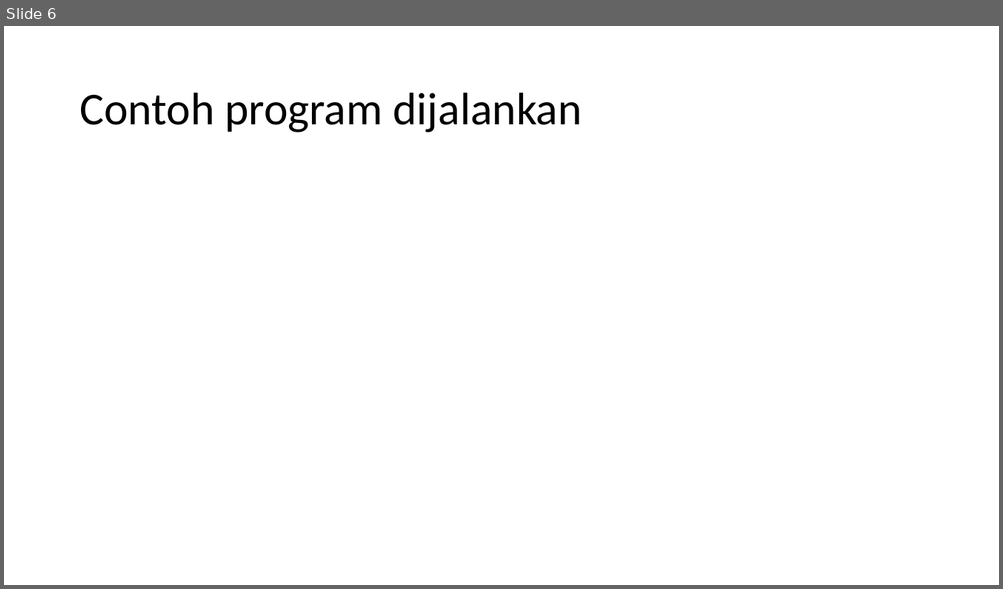
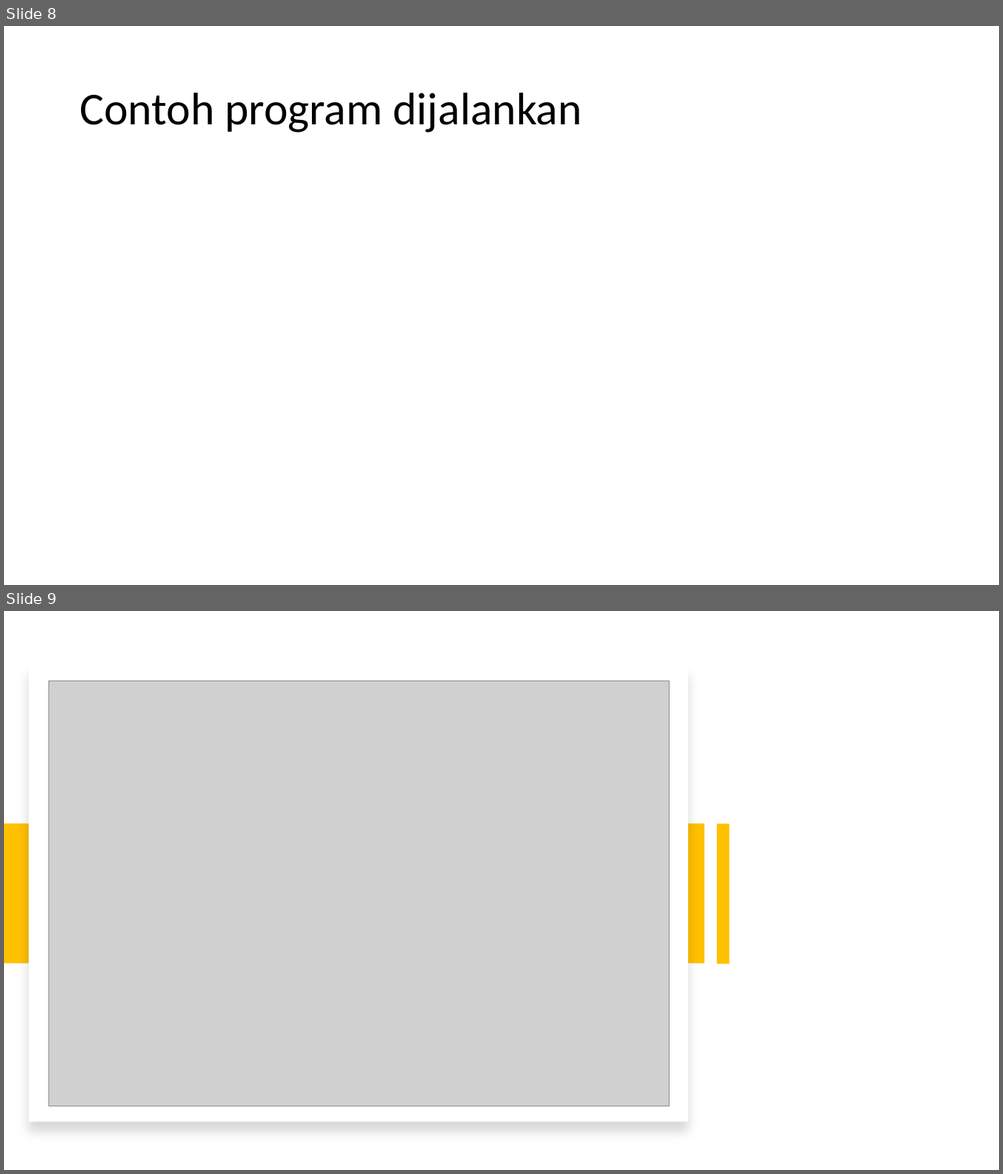
Before and after one commit to rainzoneg/Restoran-Virtual-Mesin, a slide deck: Food Delivery System.pptx. Shown one above the other, each under a label of ours: slide 6 before the commit, slides 8 and 9 after it. The pictures are 1003x589 and 1003x1174 pixels, drawn with LibreOffice and Linux fonts; fonts in the diff are those of the drawing; grey boxes stand for pictures. Boxes give left, top, right and bottom in pixels: in the first picture for what was removed or moved away, otherwise in the second. Text is boxed around its words. In the diff, an @@ line names an element or a change of style, - is before the commit and + after.

```diff
--- a/Food Delivery System.pptx
+++ b/Food Delivery System.pptx
@@ slide 9 added at (x1=4, y1=611, x2=999, y2=1170), background #FFFFFF @@
@@ rectangle added at (x1=28, y1=666, x2=688, y2=1122), fill #FFFFFF @@
@@ picture added at (x1=48, y1=681, x2=669, y2=1106) @@
@@ rectangle added at (x1=5, y1=824, x2=705, y2=964), fill #FFC000 @@
@@ rectangle added at (x1=716, y1=824, x2=729, y2=964), fill #FFC000 @@
@@ what was slide 6 is now slide 8 @@
```
Also in this commit, not shown: 2 slides changed, 2 other slides added, 1 slide removed.
